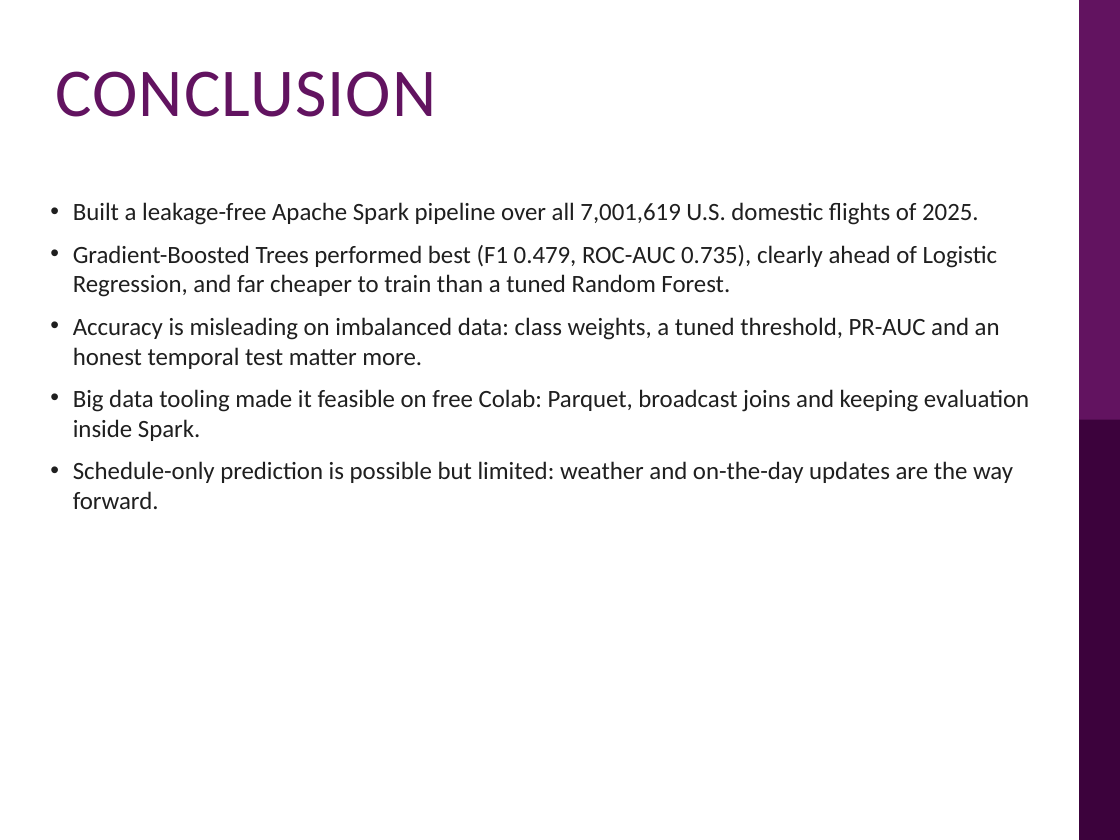
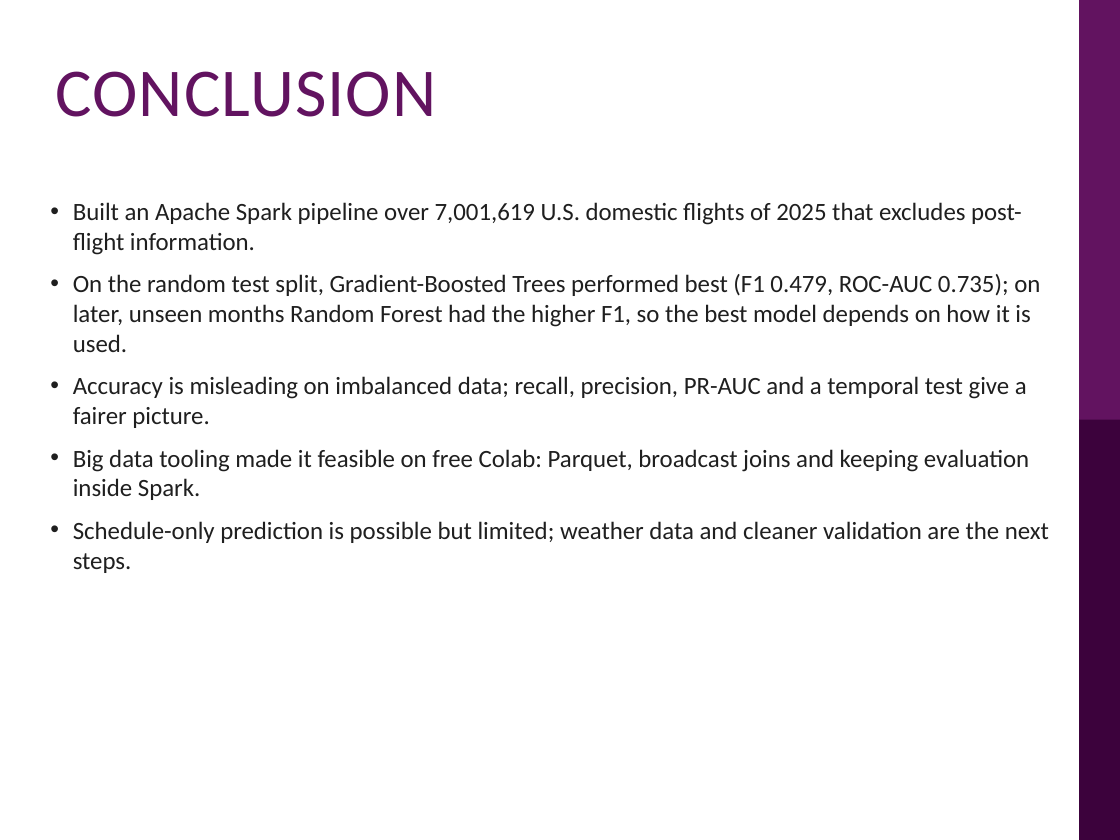
Before and after one commit to tiong0526/clone-21092024, a slide deck: slide 17 of bdmla-flight-delay/presentation/BDMLA_CW1_Flight_Delay_Presentation.pptx (slide 16 before the commit). Drawn at 1120x840 pixels with LibreOffice and Linux fonts; fonts in the diff are those of the drawing; background and template pictures are left out. Boxes give left, top, right and bottom in pixels: in the first picture for what was removed or moved away, otherwise in the second. Text is boxed around its words. In the diff, an @@ line names an element or a change of style, - is before the commit and + after.

```diff
--- a/bdmla-flight-delay/presentation/BDMLA_CW1_Flight_Delay_Presentation.pptx
+++ b/bdmla-flight-delay/presentation/BDMLA_CW1_Flight_Delay_Presentation.pptx
@@ text at (x1=73, y1=202, x2=1040, y2=428): text changed @@
-• Built a leakage-free Apache Spark pipeline over all 7,001,619 U.S. domestic flights of 2025.
-• Gradient-Boosted Trees performed best (F1 0.479, ROC-AUC 0.735), clearly ahead of Logistic Regression, and far cheaper to train than a tuned Random Forest.
-• Accuracy is misleading on imbalanced data: class weights, a tuned threshold, PR-AUC and an honest temporal test matter more.
+• Built an Apache Spark pipeline over 7,001,619 U.S. domestic flights of 2025 that excludes post-flight information.
+• On the random test split, Gradient-Boosted Trees performed best (F1 0.479, ROC-AUC 0.735); on later, unseen months Random Forest had the higher F1, so the best model depends on how it is used.
+• Accuracy is misleading on imbalanced data; recall, precision, PR-AUC and a temporal test give a fairer picture.
@@ text at (x1=73, y1=521, x2=1049, y2=573): text changed @@
-• Schedule-only prediction is possible but limited: weather and on-the-day updates are the way forward.
+• Schedule-only prediction is possible but limited; weather data and cleaner validation are the next steps.
```
Also in this commit, not shown: 7 other slides changed, 2 slides added, 3 other files.
